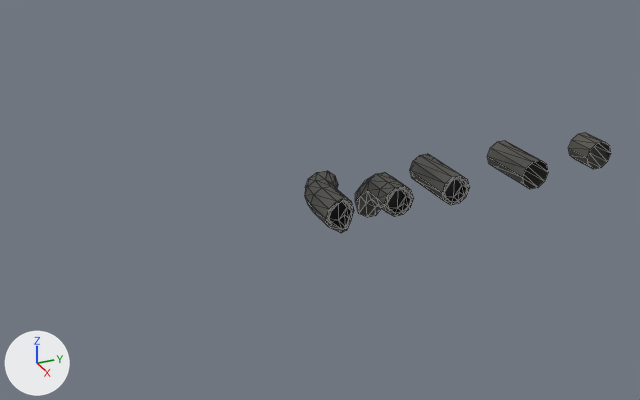
Before and after pictures for a commit that changed the glTF model assets/models/Tube/Tube.gltf.
Before and after are seen from a 50 mm camera at (22.2, -17.15, 11.13) aimed at (-0.46, -6.95, -0.2). Every picture has the same lights, and +X, +Y and +Z are marked at lower left. Mesh edges are drawn as thin lines. Vertices at the same position are counted once.

Names of what the first picture shows: 'Tube.001', 'Tube.002', 'Tube.003', 'Tube.004', 'Tube.005'.
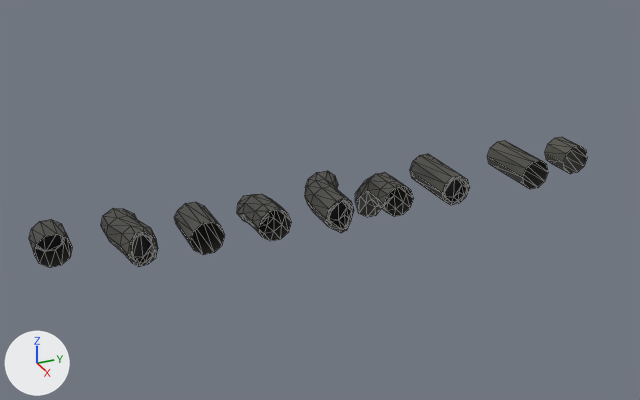
Location of each change, [x1, y1, x2, y2] in pixels of the pictures (640 x 400 px):
'Tube.008', added
    after: [101, 208, 158, 267]
'Tube.001', moved
    before: [568, 133, 611, 169]
    after: [545, 137, 587, 174]
'Tube.007', added
    after: [175, 202, 225, 255]
'Tube.006', added
    after: [237, 194, 292, 241]
'Tube.009', added
    after: [29, 219, 72, 268]
part 1 of me_tube_005, deleted
    before: [384, 186, 414, 216]

The change, as a diff of the scene's bpy script:
```diff
--- a/assets/models/Tube/Tube.gltf.py
+++ b/assets/models/Tube/Tube.gltf.py
@@ me_tube_005 @@
 # used by ob_tube_004; location = (0.0, -5.0, 0.0)
-me_tube_005.from_pydata(...)  # 90 vertices, 176 faces; spans x -1.27..1.0, y -0.5..0.55, z -1.26..0.48
+me_tube_005.from_pydata(...)  # 70 vertices, 128 faces; spans x -1.27..1.0, y -0.5..0.55, z -1.26..0.48
+# me_tube_005 part 1
+# 20 vertices are removed from x 0.72..1.0, y -0.39..0.39, z -0.37..0.37
+# 48 faces are deleted
 me_tube_005.materials.append(mat_tubematerial)
@@ me_tube_009 @@
+me_tube_009.from_pydata(...)  # 40 vertices, 68 faces; spans x -1.0..0.0, y -0.5..0.5, z -0.476..0.476
+me_tube_009.materials.append(mat_tubematerial)  # picture img_tubecolor
@@ me_tube_008 @@
+me_tube_008.from_pydata(...)  # 80 vertices, 156 faces; spans x -1.17..1.05, y -0.52..0.7, z -0.48..0.47
+me_tube_008.materials.append(mat_tubematerial)  # picture img_tubecolor
@@ me_tube_007 @@
+me_tube_007.from_pydata(...)  # 40 vertices, 68 faces; spans x -1.0..1.0, y -0.51..0.5, z -0.48..0.48
+me_tube_007.materials.append(mat_tubematerial)  # picture img_tubecolor
@@ me_tube_003 @@
+me_tube_003.from_pydata(...)  # 60 vertices, 108 faces; spans x -1.22..1.0, y -0.5..0.5, z -0.64..0.48
+me_tube_003.materials.append(mat_tubematerial)  # picture img_tubecolor
@@ ob_tube_001 @@
 ob_tube_001 = bpy.data.objects.new('Tube.001', me_tube_001)
-ob_tube_001.location = (0.0, 3.0, 0.0)
+ob_tube_001.location = (0.0, 2.0, 0.0)
@@ ob_tube_009 @@
+ob_tube_009 = bpy.data.objects.new('Tube.009', me_tube_009)
+ob_tube_009.location = (0.0, -15.0, 0.0)
@@ ob_tube_008 @@
+ob_tube_008 = bpy.data.objects.new('Tube.008', me_tube_008)
+ob_tube_008.location = (0.0, -13.0, 0.0)
@@ ob_tube_007 @@
+ob_tube_007 = bpy.data.objects.new('Tube.007', me_tube_007)
+ob_tube_007.location = (0.0, -11.0, 0.0)
@@ ob_tube_006 @@
+ob_tube_006 = bpy.data.objects.new('Tube.006', me_tube_003)
+ob_tube_006.location = (0.0, -9.0, 0.0)
```
